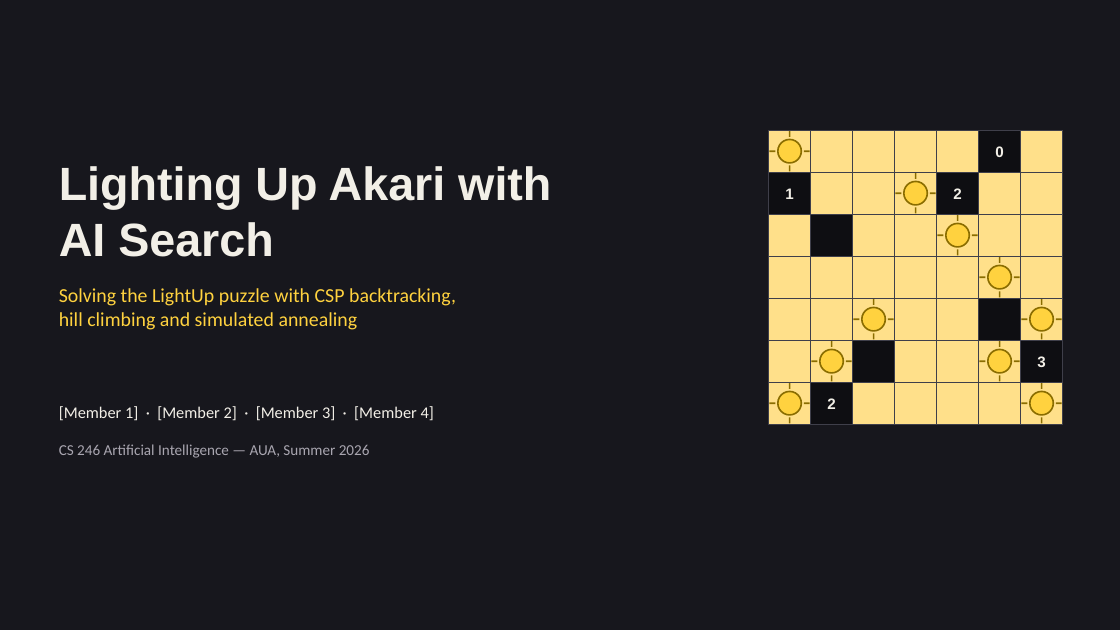
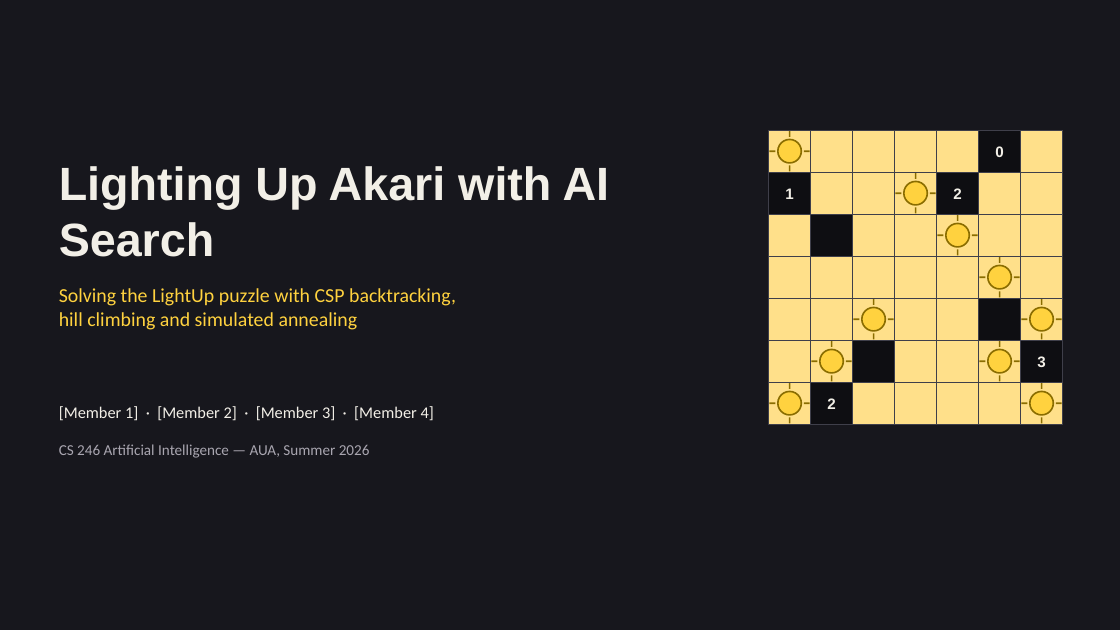
Before and after one commit to AnnieBaghumyan/LightUp, a slide deck: slide 1 of presentation.pptx. Drawn at 1120x630 pixels with LibreOffice and Linux fonts; fonts in the diff are those of the drawing. Boxes give left, top, right and bottom in pixels: in the first picture for what was removed or moved away, otherwise in the second. Text is boxed around its words. In the diff, an @@ line names an element or a change of style, - is before the commit and + after.

```diff
--- a/presentation.pptx
+++ b/presentation.pptx
@@ text at (59,166,610,257): text changed @@
-Lighting Up Akari with
-AI Search
+Lighting Up Akari with AI Search
```
Also in this commit, not shown: 3 other slides changed, 1 slide added.
